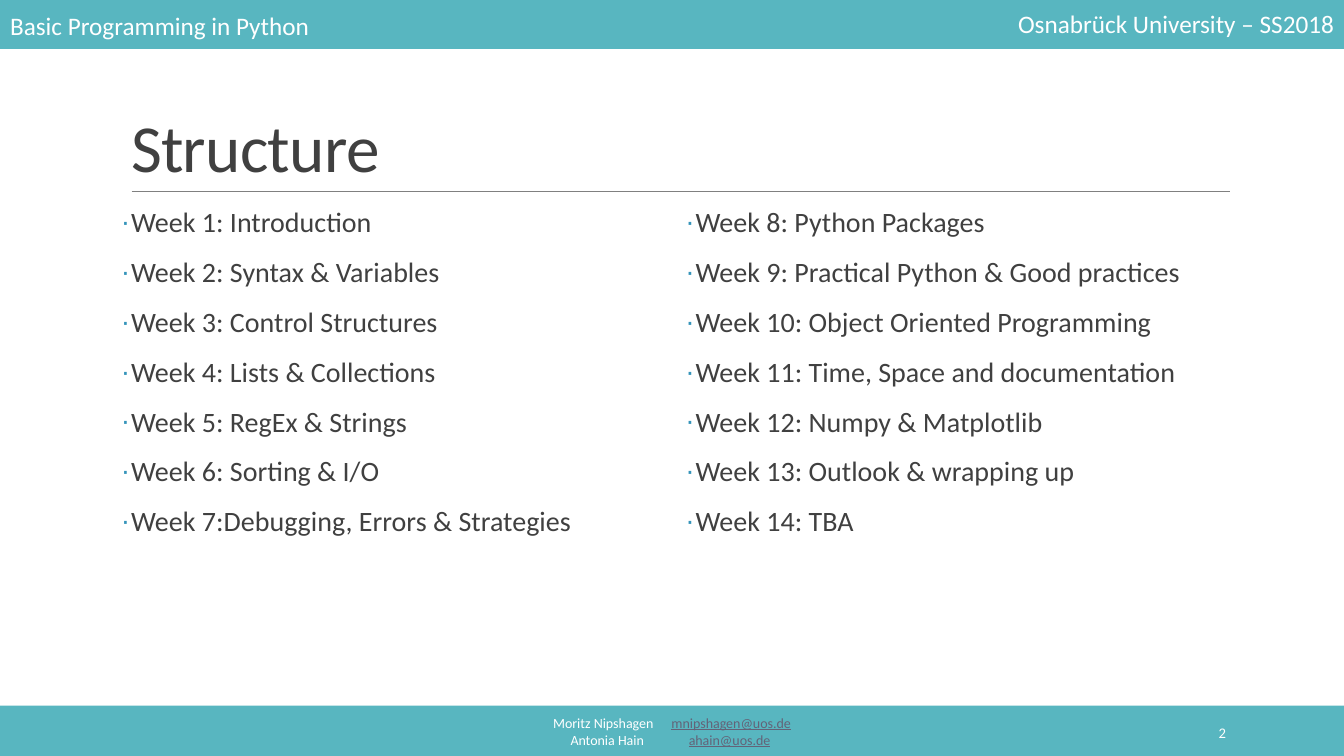
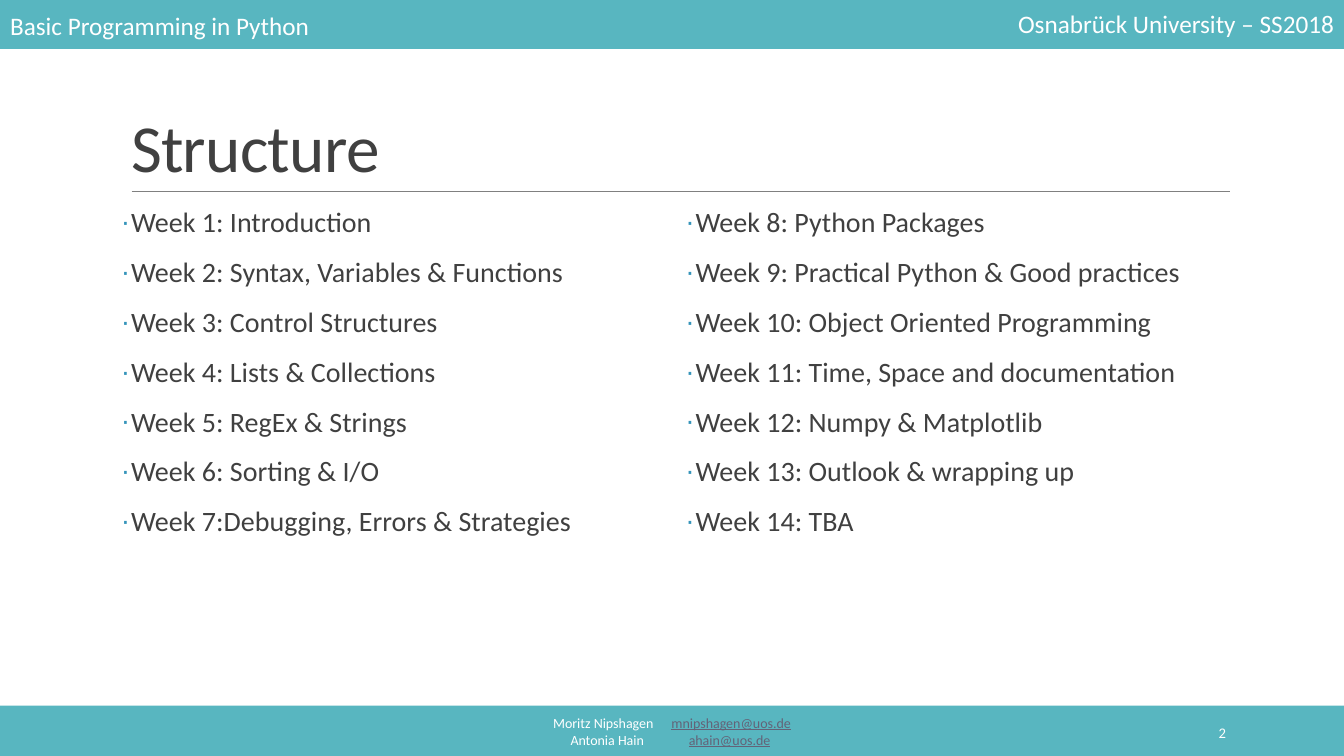
Before and after one commit to mnipshagen/monty, a slide deck: slide 2 of 2018/template.potx. Drawn at 1344x756 pixels with LibreOffice and Linux fonts; fonts in the diff are those of the drawing. Boxes give left, top, right and bottom in pixels: in the first picture for what was removed or moved away, otherwise in the second. Text is boxed around its words. In the diff, an @@ line names an element or a change of style, - is before the commit and + after.

Commit message:
Update to Schedule

```diff
--- a/2018/template.potx
+++ b/2018/template.potx
@@ text at (131, 262, 563, 287): text changed @@
-· Week 2: Syntax & Variables
+· Week 2: Syntax, Variables & Functions
```
